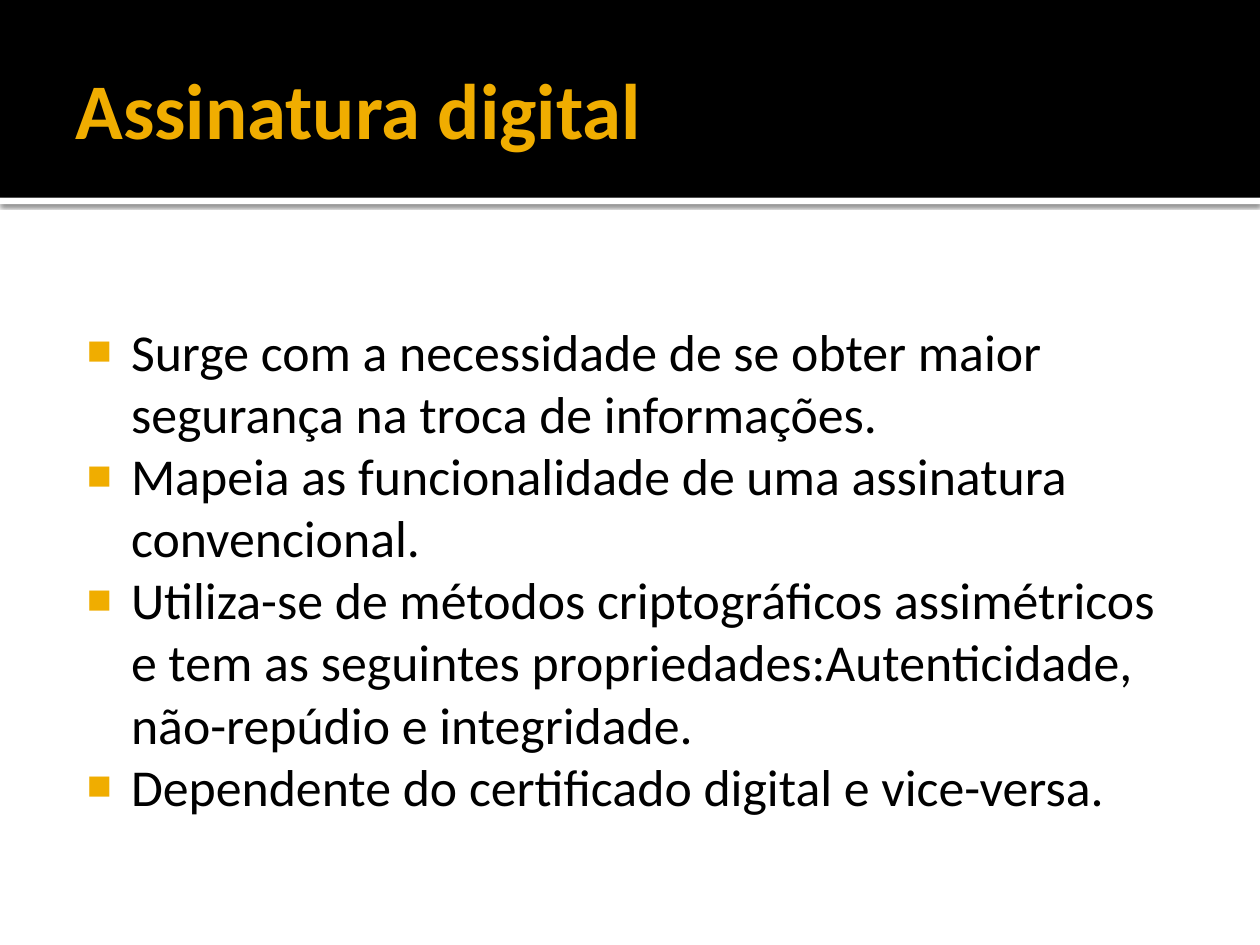
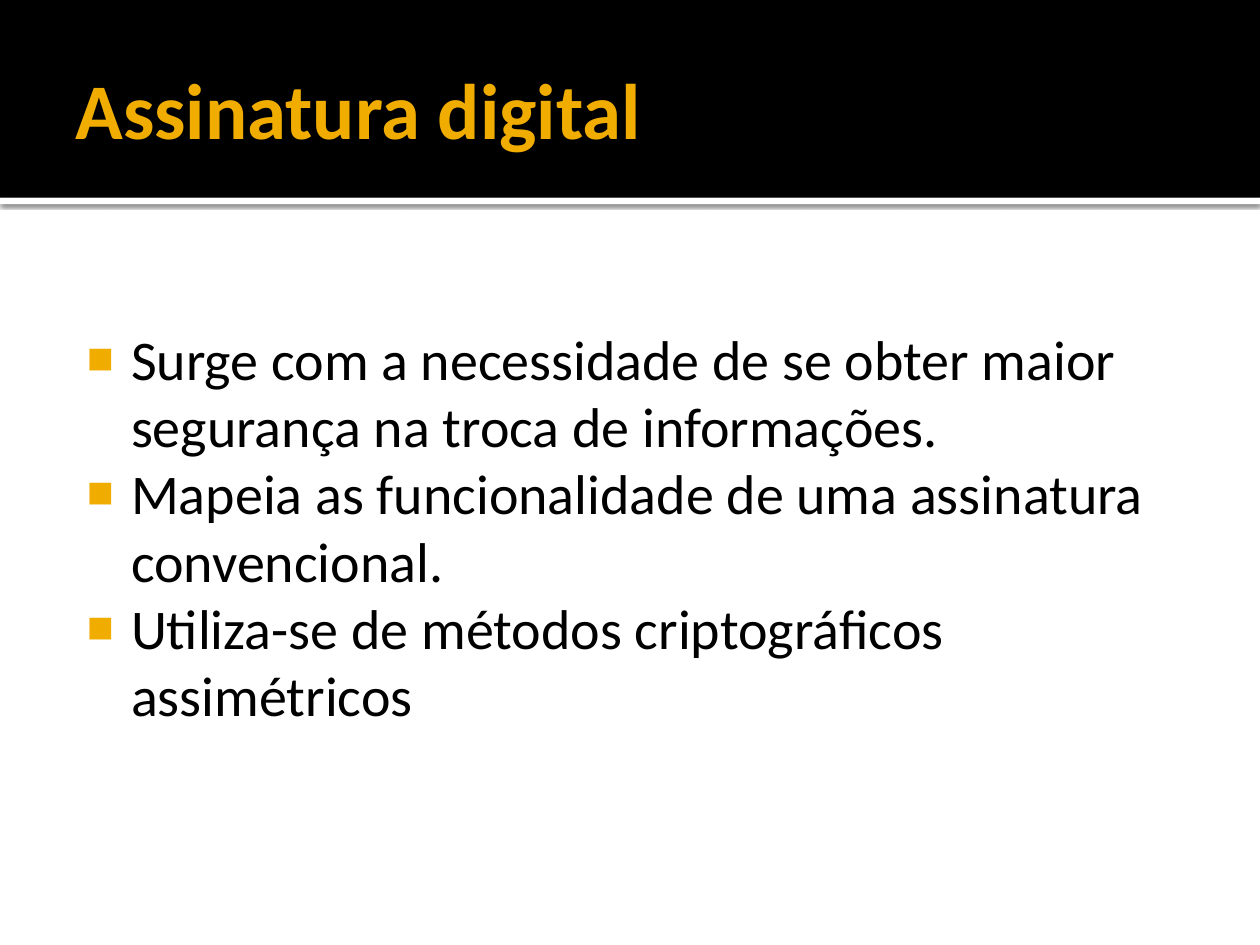
Before and after one commit to rayu1988/svn-jeanbruno, a slide deck: slide 6 of DOCS/TCC/5 - APRESENTAÇÃO.pptx (slide 4 before the commit). Drawn at 1260x945 pixels with LibreOffice and Linux fonts; fonts in the diff are those of the drawing. Boxes give left, top, right and bottom in pixels: in the first picture for what was removed or moved away, otherwise in the second. Text is boxed around its words. In the diff, an @@ line names an element or a change of style, - is before the commit and + after.

```diff
--- a/DOCS/TCC/5 - APRESENTAÇÃO.pptx
+++ b/DOCS/TCC/5 - APRESENTAÇÃO.pptx
@@ text at (131, 341, 1143, 583): size 29.6 to 32 pt in "Surge com a necessidade de se obter ...", "Mapeia as funcionalidade de uma assinatura convencional." @@
@@ text at (131, 610, 944, 717): text changed; size 29.6 to 32 pt @@
-■ Utiliza-se de métodos criptográficos assimétricos e tem as seguintes propriedades:Autenticidade, não-repúdio e integridade.
-■ Dependente do certificado digital e vice-versa.
+■ Utiliza-se de métodos criptográficos assimétricos
```
Also in this commit, not shown: 13 other slides changed, 10 slides added, 5 slides removed.
